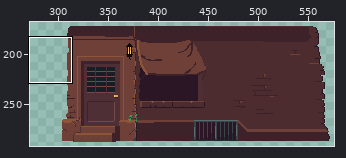
Two states of a pixel-art file, Personal_Jessica/Entornos/Entrega 8-05/Ciudad-casas.aseprite. Above, an overview of the earlier version with the close-up marked.
Close-up. The starting point:
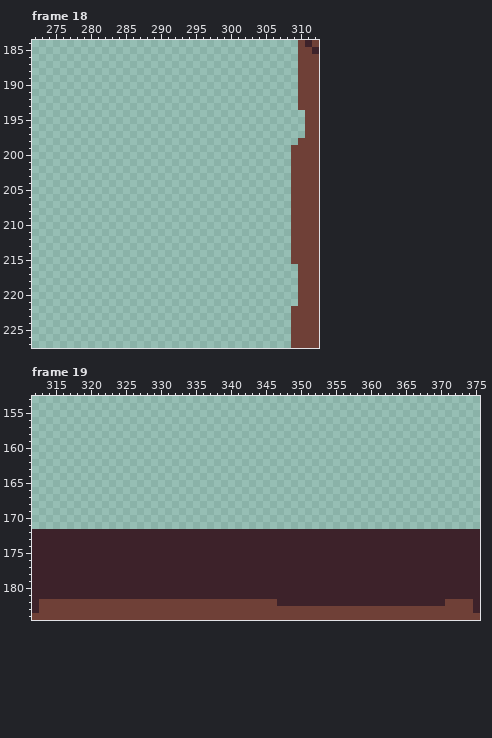
640x360 pixels, 19 frames. Colours within 5 levels of each other are drawn and written as one. Shown: frame 18: x 272..312, y 184..227; frame 19: x 312..375, y 153..184. The wide view leaves out empty margins. The commit also changed other frames or places, which this record leaves out.
New version:
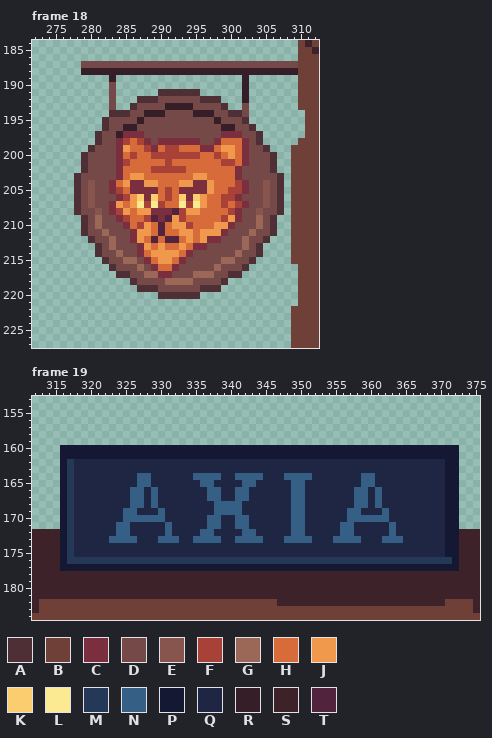
Palette (. is transparent): A #4e2f35  B #6f4037  C #7b2e3d  D #754947  E #88544e  F #a84239  G #9b6757  H #d86b3a  J #f0984b  K #fbcd6e  L #fcea92  M #263857  N #365f85  P #151832  Q #1f2643  R #361e29  S #3d222a  T #52233c
The author wrote: roger cambios
The edit:
--- frame 18, layers "Layer 5", "Layer 3"
@@ x 272..312 @@
 186 ......................................BBB
-187 ......................................BBB
-188 ......................................BBB
-189 ......................................BBB
-190 ......................................BBB
-191 ......................................BBB
-192 ......................................BBB
-193 ......................................BBB
-194 .......................................BB
-195 .......................................BB
-196 .......................................BB
-197 .......................................BB
-198 ......................................BBB
-199 .....................................BBBB
-200 .....................................BBBB
-201 .....................................BBBB
-202 .....................................BBBB
-203 .....................................BBBB
-204 .....................................BBBB
-205 .....................................BBBB
-206 .....................................BBBB
-207 .....................................BBBB
-208 .....................................BBBB
-209 .....................................BBBB
-210 .....................................BBBB
-211 .....................................BBBB
-212 .....................................BBBB
-213 .....................................BBBB
-214 .....................................BBBB
-215 .....................................BBBB
-216 ......................................BBB
-217 ......................................BBB
-218 ......................................BBB
-219 ......................................BBB
-220 ......................................BBB
+187 .......DDDDDDDDDDDDDDDDDDDDDDDDDDDDDDDBBB
+188 .......RRRRRRRRRRRRRRRRRRRRRRRRRRRRRRRBBB
+189 ...........R..................R.......BBB
+190 ...........D..................R.......BBB
+191 ...........D......AAAAAA......R.......BBB
+192 ...........D...AAADDDDDDAAA...R.......BBB
+193 ...........D..ADDDDRRRRDDDDA..D.......BBB
+194 ...........AAADDRRRDDDDRRRDDAAD........BB
+195 ..........ADDDDRDDDDDDDDDDRDDDA........BB
+196 ..........ADDRRDDDDDDDDDDDDRRDDA.......BB
+197 .........ADDRCCCDDDDDDDDDDDCCCDDA......BB
+198 .........ADDCFHFCDCCCCCCDDCHHHCDA.....BBB
+199 ........ADDDCJHHFCHFFHHHCCHJJHCDDA...BBBB
+200 .......ADDDDCHFHHFFFFFFFHHFHJHCDDDA..BBBB
+201 .......ADDDDCFHHHHHFHHHHHHHFFHCDDDA..BBBB
+202 .......ADDDDCHHHHFFFFFHHHHHHHCDDDDA..BBBB
+203 ......ADDDDDCHJJHHHHHHHJJHHHHCDDDDDA.BBBB
+204 ......ADEDDCHJCCJJHHHJJCCJHHHFCDDEDA.BBBB
+205 ......ADEDDCFHCCCCHFHCCCCJHHFFCDDEDA.BBBB
+206 ......ADEDDDCFJKCKHFHKCKJHHFFCDDDEDA.BBBB
+207 ......ADEDDCJHJLFLFHHLFLJHHFHFCDDEDA.BBBB
+208 ......ADDEDCFJHJJCCCTFJJHHHHFCDDEDDA.BBBB
+209 .......ADGDDCFHHFTCTJFHHHHHFJCDDGDA..BBBB
+210 .......ADGDDDCHFJHTHJJFHHHJJCDDDGDA..BBBB
+211 .......ADDGDDDCJJHTHHJJHJJJCDDDGDDA..BBBB
+212 ........ADDGDDCJHTHTTHJHJCCDDDGDDA...BBBB
+213 .........ADGDDDCJHJHHJHCCDDDDDGDA....BBBB
+214 .........ADDGDDCHJJJJHCDDDDDDGDDA....BBBB
+215 ..........ADDGGDCHJJHCDDDDDGGDDA.....BBBB
+216 ...........ADDDGDCHHCDDDDDGDDDA.......BBB
+217 ............AADDGGCCDDDGGGDDAA........BBB
+218 ..............ADDDDGGGGDDDDA..........BBB
+219 ...............AAADDDDDDAAA...........BBB
+220 ..................AAAAAA..............BBB
 221 ......................................BBB
--- frame 19, layer "Layer 3"
@@ x 312..375 @@
 159 ................................................................
-160 ................................................................
-161 ................................................................
-162 ................................................................
-163 ................................................................
-164 ................................................................
-165 ................................................................
-166 ................................................................
-167 ................................................................
-168 ................................................................
-169 ................................................................
-170 ................................................................
-171 ................................................................
-172 SSSSSSSSSSSSSSSSSSSSSSSSSSSSSSSSSSSSSSSSSSSSSSSSSSSSSSSSSSSSSSSS
-173 SSSSSSSSSSSSSSSSSSSSSSSSSSSSSSSSSSSSSSSSSSSSSSSSSSSSSSSSSSSSSSSS
-174 SSSSSSSSSSSSSSSSSSSSSSSSSSSSSSSSSSSSSSSSSSSSSSSSSSSSSSSSSSSSSSSS
-175 SSSSSSSSSSSSSSSSSSSSSSSSSSSSSSSSSSSSSSSSSSSSSSSSSSSSSSSSSSSSSSSS
-176 SSSSSSSSSSSSSSSSSSSSSSSSSSSSSSSSSSSSSSSSSSSSSSSSSSSSSSSSSSSSSSSS
-177 SSSSSSSSSSSSSSSSSSSSSSSSSSSSSSSSSSSSSSSSSSSSSSSSSSSSSSSSSSSSSSSS
+160 ....PPPPPPPPPPPPPPPPPPPPPPPPPPPPPPPPPPPPPPPPPPPPPPPPPPPPPPPPP...
+161 ....PPPPPPPPPPPPPPPPPPPPPPPPPPPPPPPPPPPPPPPPPPPPPPPPPPPPPPPPP...
+162 ....PMQQQQQQQQQQQQQQQQQQQQQQQQQQQQQQQQQQQQQQQQQQQQQQQQQQQQQPP...
+163 ....PMQQQQQQQQQQQQQQQQQQQQQQQQQQQQQQQQQQQQQQQQQQQQQQQQQQQQQPP...
+164 ....PMQQQQQQQQQNNQQQQQQNNNNQQNNNNQQQNNNNQQQQQQQNNQQQQQQQQQQPP...
+165 ....PMQQQQQQQQQNNQQQQQQQNNQQQQNNQQQQQNNQQQQQQQQNNQQQQQQQQQQPP...
+166 ....PMQQQQQQQQNNQNQQQQQQQNNQQNNQQQQQQNNQQQQQQQNNQNQQQQQQQQQPP...
+167 ....PMQQQQQQQQNNQNQQQQQQQNNQQNNQQQQQQNNQQQQQQQNNQNQQQQQQQQQPP...
+168 ....PMQQQQQQQQNNQNQQQQQQQQNNNNQQQQQQQNNQQQQQQQNNQNQQQQQQQQQPP...
+169 ....PMQQQQQQQNNQQQNQQQQQQQNNNNQQQQQQQNNQQQQQQNNQQQNQQQQQQQQPP...
+170 ....PMQQQQQQQNNNNNNQQQQQQNNQQNNQQQQQQNNQQQQQQNNNNNNQQQQQQQQPP...
+171 ....PMQQQQQQNNQQQQQNQQQQQNNQQNNQQQQQQNNQQQQQNNQQQQQNQQQQQQQPP...
+172 SSSSPMQQQQQQNNQQQQQNQQQQNNQQQQNNQQQQQNNQQQQQNNQQQQQNQQQQQQQPPSSS
+173 SSSSPMQQQQQNNNNQQQNNNQQNNNNQQNNNNQQQNNNNQQQNNNNQQQNNNQQQQQQPPSSS
+174 SSSSPMQQQQQQQQQQQQQQQQQQQQQQQQQQQQQQQQQQQQQQQQQQQQQQQQQQQQQPPSSS
+175 SSSSPMQQQQQQQQQQQQQQQQQQQQQQQQQQQQQQQQQQQQQQQQQQQQQQQQQQQQQPPSSS
+176 SSSSPMMMMMMMMMMMMMMMMMMMMMMMMMMMMMMMMMMMMMMMMMMMMMMMMMMMMMMMPSSS
+177 SSSSPPPPPPPPPPPPPPPPPPPPPPPPPPPPPPPPPPPPPPPPPPPPPPPPPPPPPPPPPSSS
 178 SSSSSSSSSSSSSSSSSSSSSSSSSSSSSSSSSSSSSSSSSSSSSSSSSSSSSSSSSSSSSSSS
